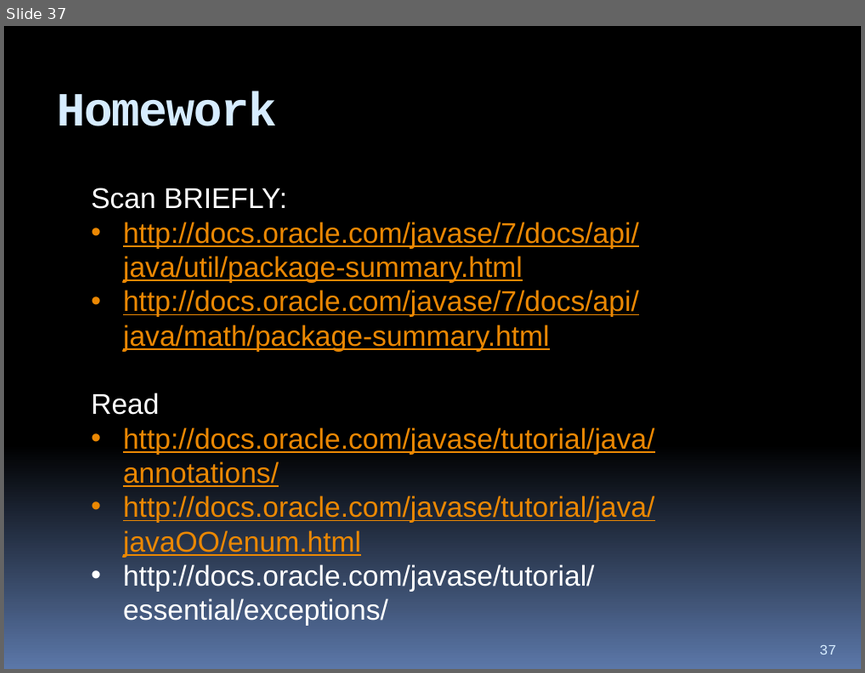
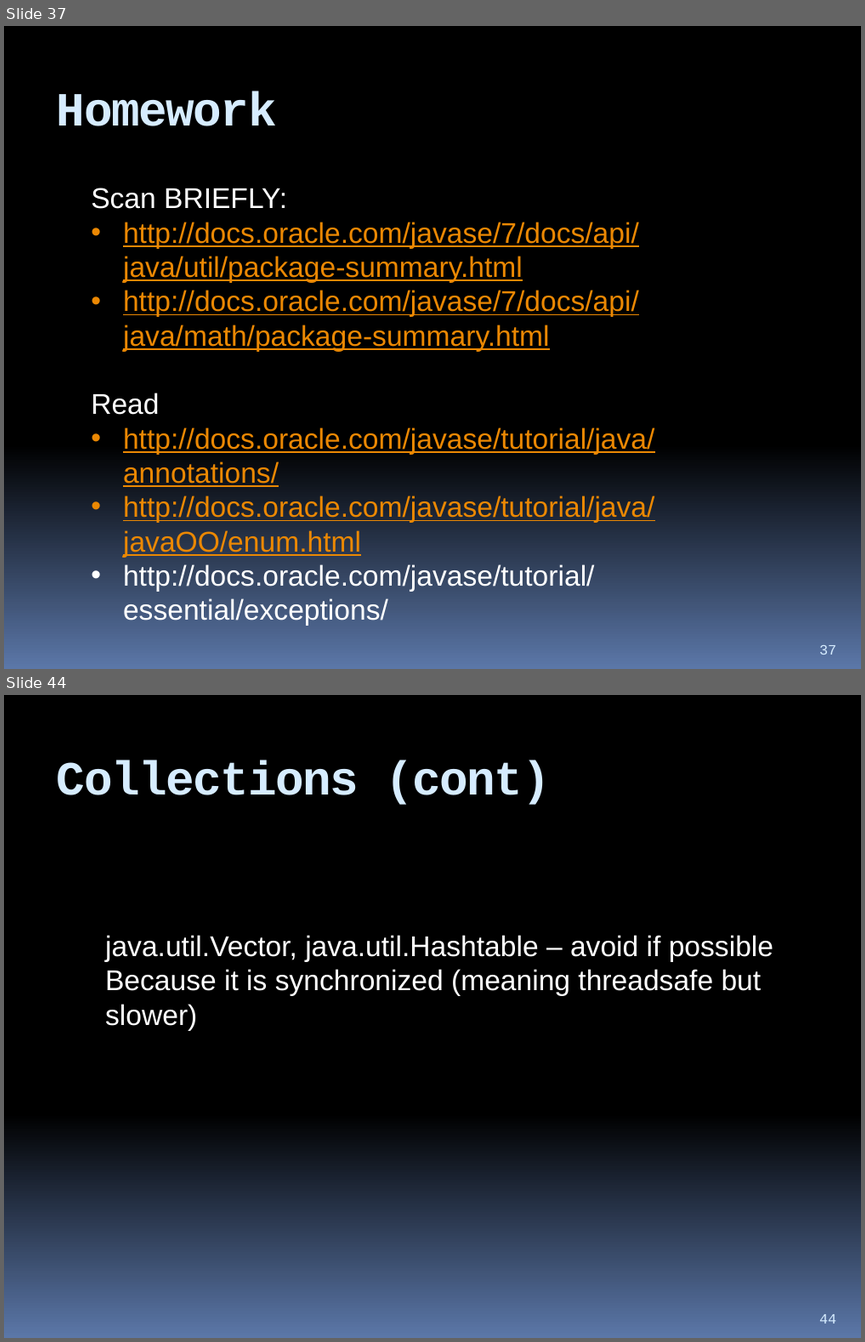
Before and after one commit to hchan/comp2613, a slide deck: coursePresentation.pptx. Shown one above the other, each under a label of ours: slide 37 before the commit, slides 37 and 44 after it; the slides between them are not shown. The pictures are 865x673 and 865x1342 pixels, drawn with LibreOffice and Linux fonts; fonts in the diff are those of the drawing. Boxes give left, top, right and bottom in pixels: in the first picture for what was removed or moved away, otherwise in the second. Text is boxed around its words. In the diff, an @@ line names an element or a change of style, - is before the commit and + after.

```diff
--- a/coursePresentation.pptx
+++ b/coursePresentation.pptx
@@ slide 44 added at (4, 695, 861, 1338), background gradient #000000 to #5B77A8 @@
@@ title added at (57, 760, 551, 805), 40 pt, text #D6ECFF, bold @@
+Collections (cont)
@@ text added at (105, 935, 773, 1031), 24 pt, text #FFFFFF @@
+java.util.Vector, java.util.Hashtable – avoid if possible
+Because it is synchronized (meaning threadsafe but slower)
@@ page number added at (819, 1314, 836, 1323), 12 pt, text #D6ECFF @@
+44
```
Also in this commit, not shown: 8 other slides added, 5 other files.
